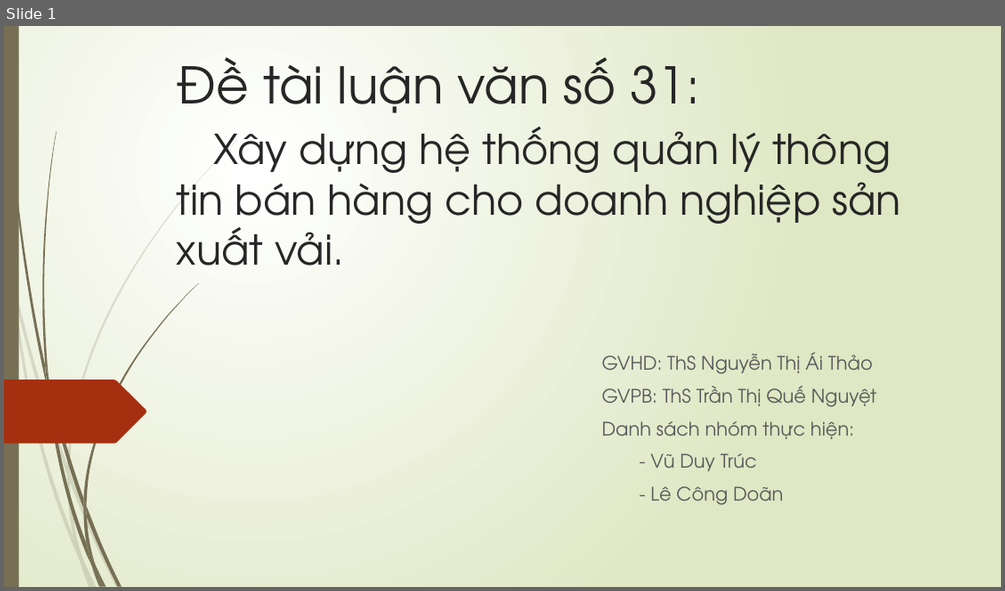
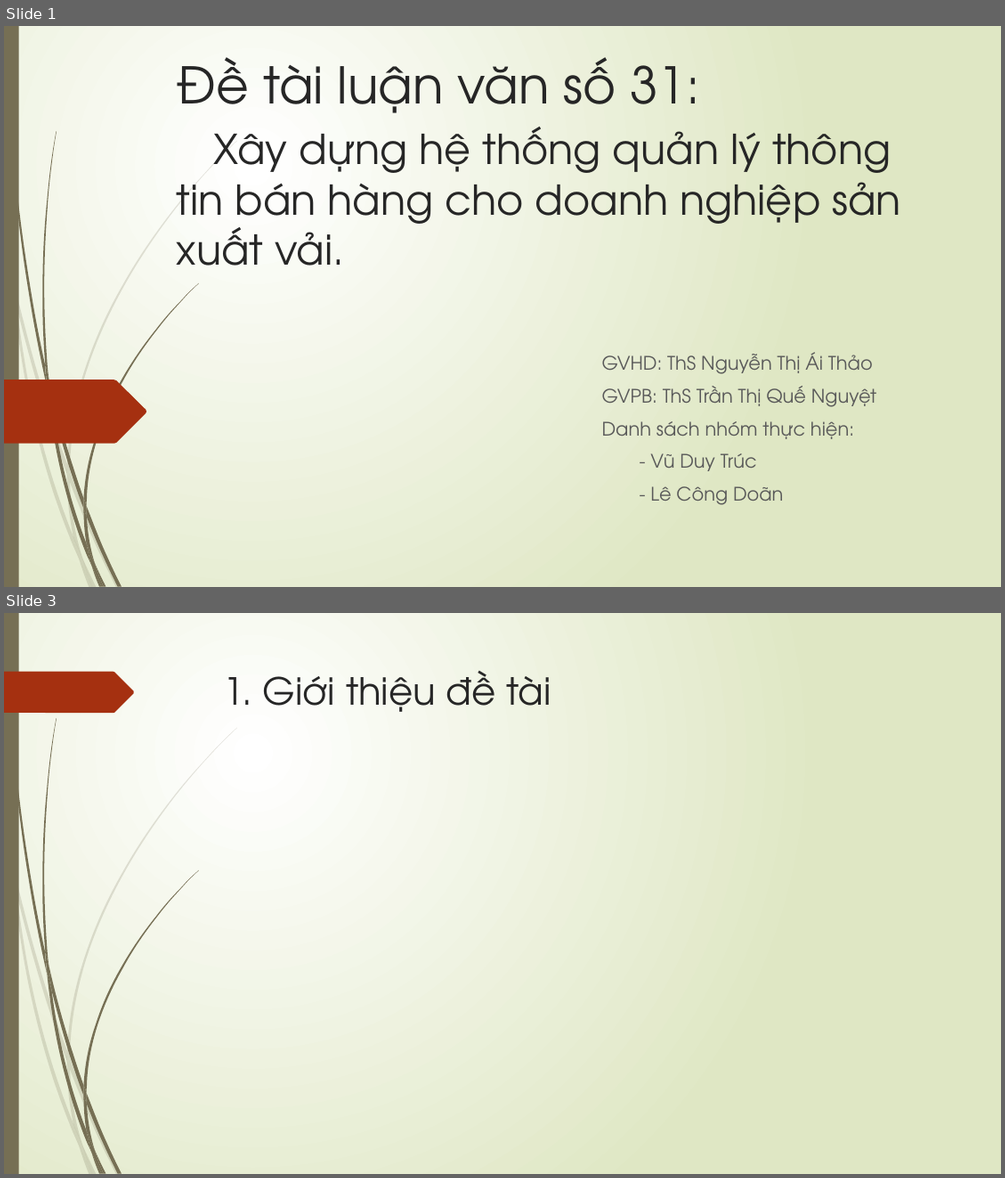
Before and after one commit to doanlecong/LVTN, a slide deck: docs/slide trình cô - bản 1.pptx. Shown one above the other, each under a label of ours: slide 1 before the commit, slides 1 and 3 after it; the slides between them are not shown. The pictures are 1005x591 and 1005x1178 pixels, drawn with LibreOffice and Linux fonts; fonts in the diff are those of the drawing. Boxes give left, top, right and bottom in pixels: in the first picture for what was removed or moved away, otherwise in the second. Text is boxed around its words. In the diff, an @@ line names an element or a change of style, - is before the commit and + after.

```diff
--- a/docs/slide trình cô - bản 1.pptx
+++ b/docs/slide trình cô - bản 1.pptx
@@ slide 3 added at box(4, 613, 1001, 1174), background gradient #FFFFFF to #DFE8C4; not listed: 23 template elements that a slide beside it also shows @@
@@ freeform shape added at box(4, 672, 134, 713), fill #A53010 @@
@@ title added at box(224, 671, 550, 712), 36 pt, text #262626 @@
+1. Giới thiệu đề tài
```
Also in this commit, not shown: 1 slide changed, 7 other slides added, 2 slides removed.
